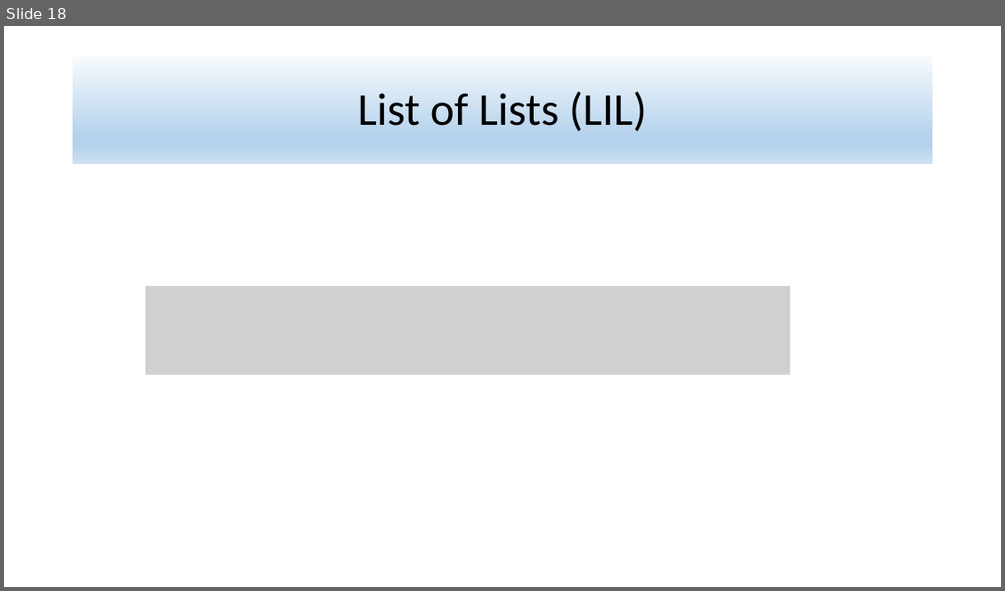
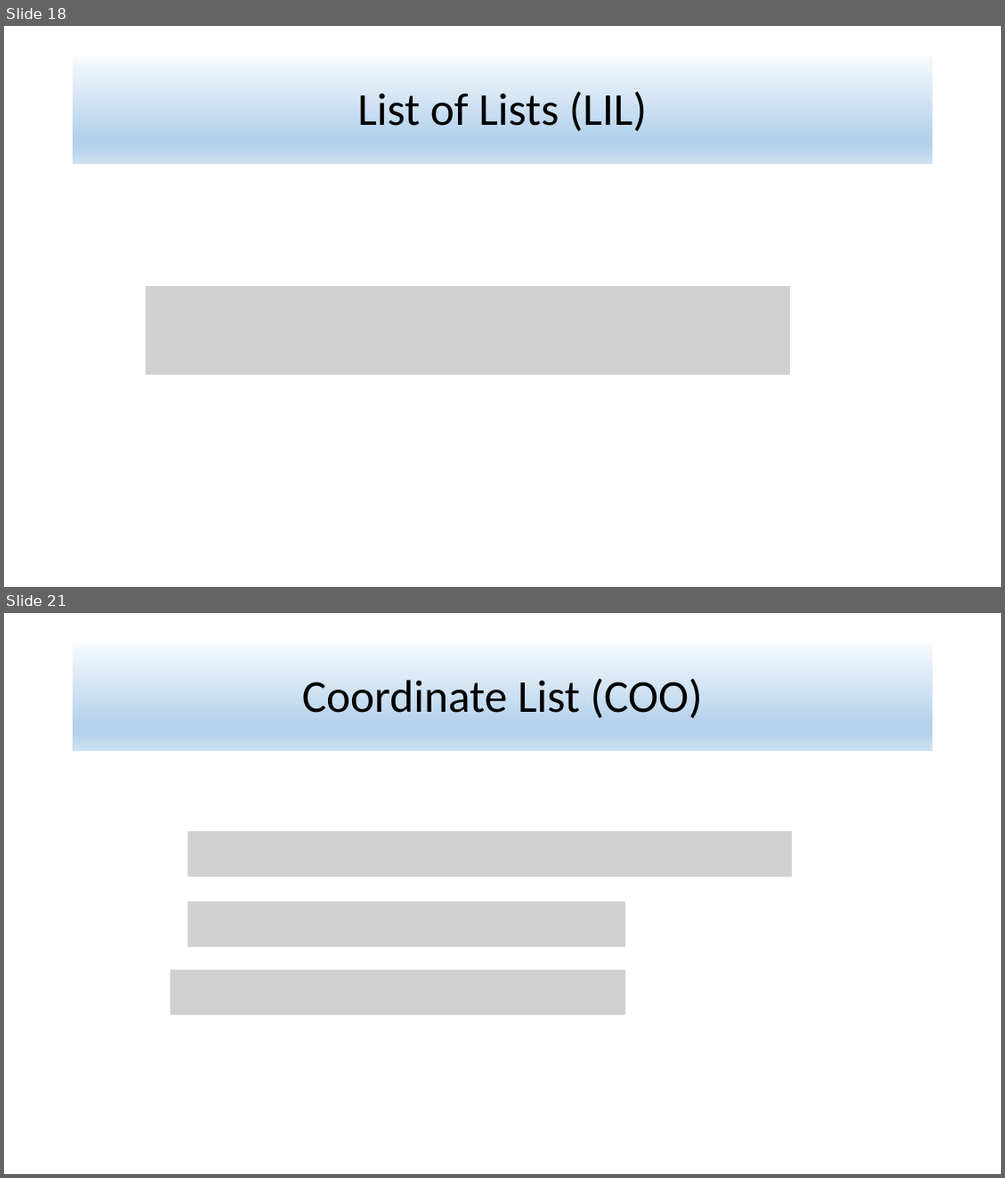
Before and after one commit to alijfri99/presentations, a slide deck: Data Mining Presentation.pptx. Shown one above the other, each under a label of ours: slide 18 before the commit, slides 18 and 21 after it; the slides between them are not shown. The pictures are 1005x591 and 1005x1178 pixels, drawn with LibreOffice and Linux fonts; fonts in the diff are those of the drawing; grey boxes stand for pictures. Boxes give left, top, right and bottom in pixels: in the first picture for what was removed or moved away, otherwise in the second. Text is boxed around its words. In the diff, an @@ line names an element or a change of style, - is before the commit and + after.

Commit message:
Finished coordinate list.

```diff
--- a/Data Mining Presentation.pptx
+++ b/Data Mining Presentation.pptx
@@ slide 21 added at box(4, 613, 1001, 1174), background #FFFFFF @@
@@ title added at box(73, 643, 933, 751), fill gradient #F7FAFD to #B5D2EC to #CEE1F2, 44 pt, text #000000 @@
+Coordinate List (COO)
@@ picture added at box(188, 831, 793, 877) @@
@@ picture added at box(188, 901, 626, 948) @@
@@ picture added at box(170, 970, 625, 1015) @@
```
Also in this commit, not shown: 2 other slides added.
